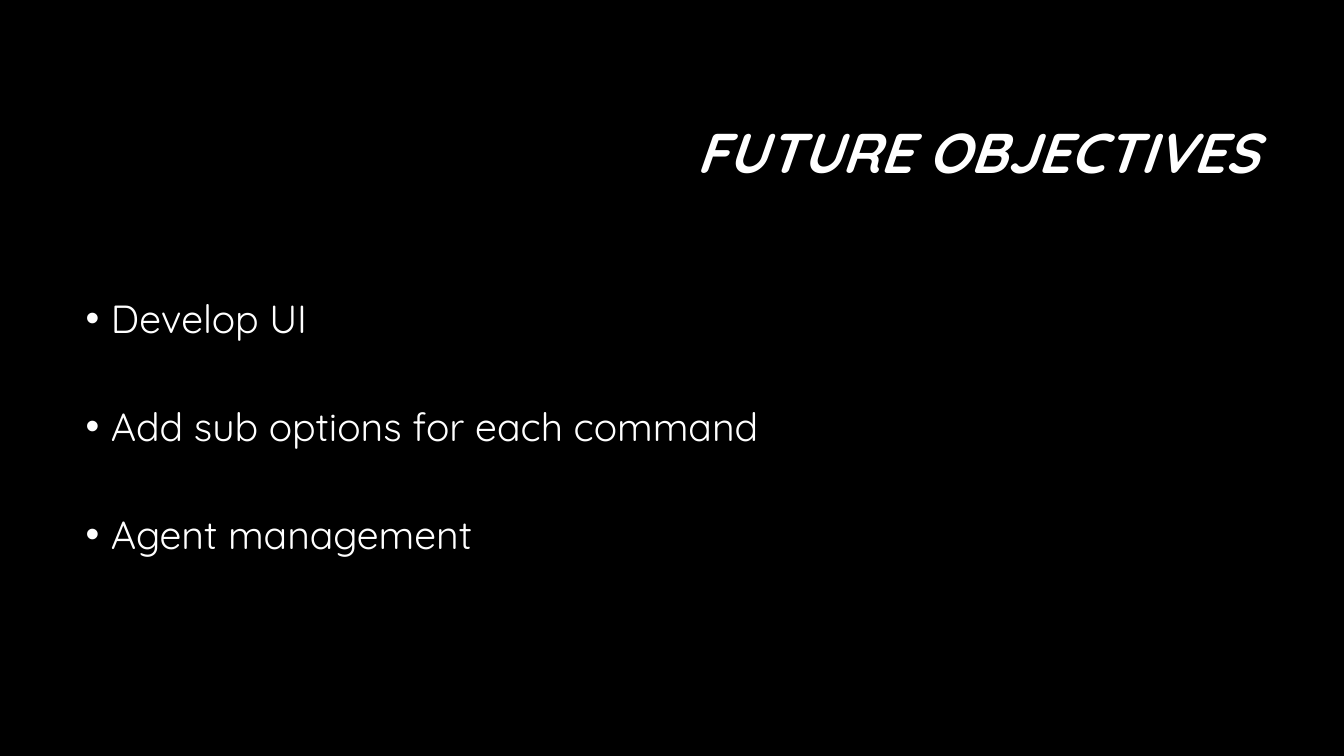
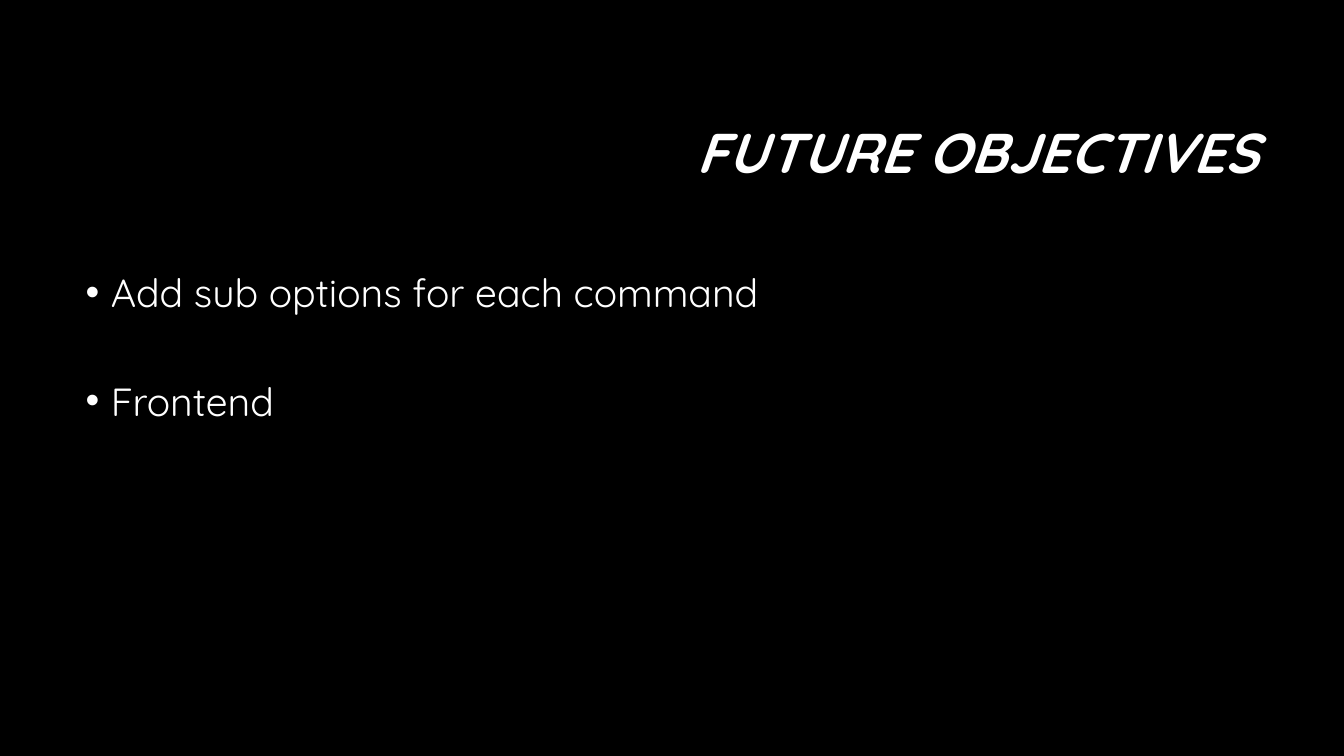
Before and after one commit to leojo95/Database, a slide deck: slide 9 of Football Club Transfer market Management system.pptx (slide 6 before the commit). Drawn at 1344x756 pixels with LibreOffice and Linux fonts; fonts in the diff are those of the drawing; background and template pictures are left out. Boxes give left, top, right and bottom in pixels: in the first picture for what was removed or moved away, otherwise in the second. Text is boxed around its words. In the diff, an @@ line names an element or a change of style, - is before the commit and + after.

```diff
--- a/Football Club Transfer market Management system.pptx
+++ b/Football Club Transfer market Management system.pptx
@@ text "Add sub options for each ...": place and size @@
-text "Add sub options for each ..." at box(111, 304, 759, 557)
+text "Add sub options for each ..." at box(111, 278, 759, 417)
@@ text at box(111, 304, 307, 341): paragraph removed @@
-• Develop UI
@@ text at box(111, 387, 274, 417): text changed @@
-• Agent management
+• Frontend
```
Also in this commit, not shown: 2 other slides changed, 3 slides added.
